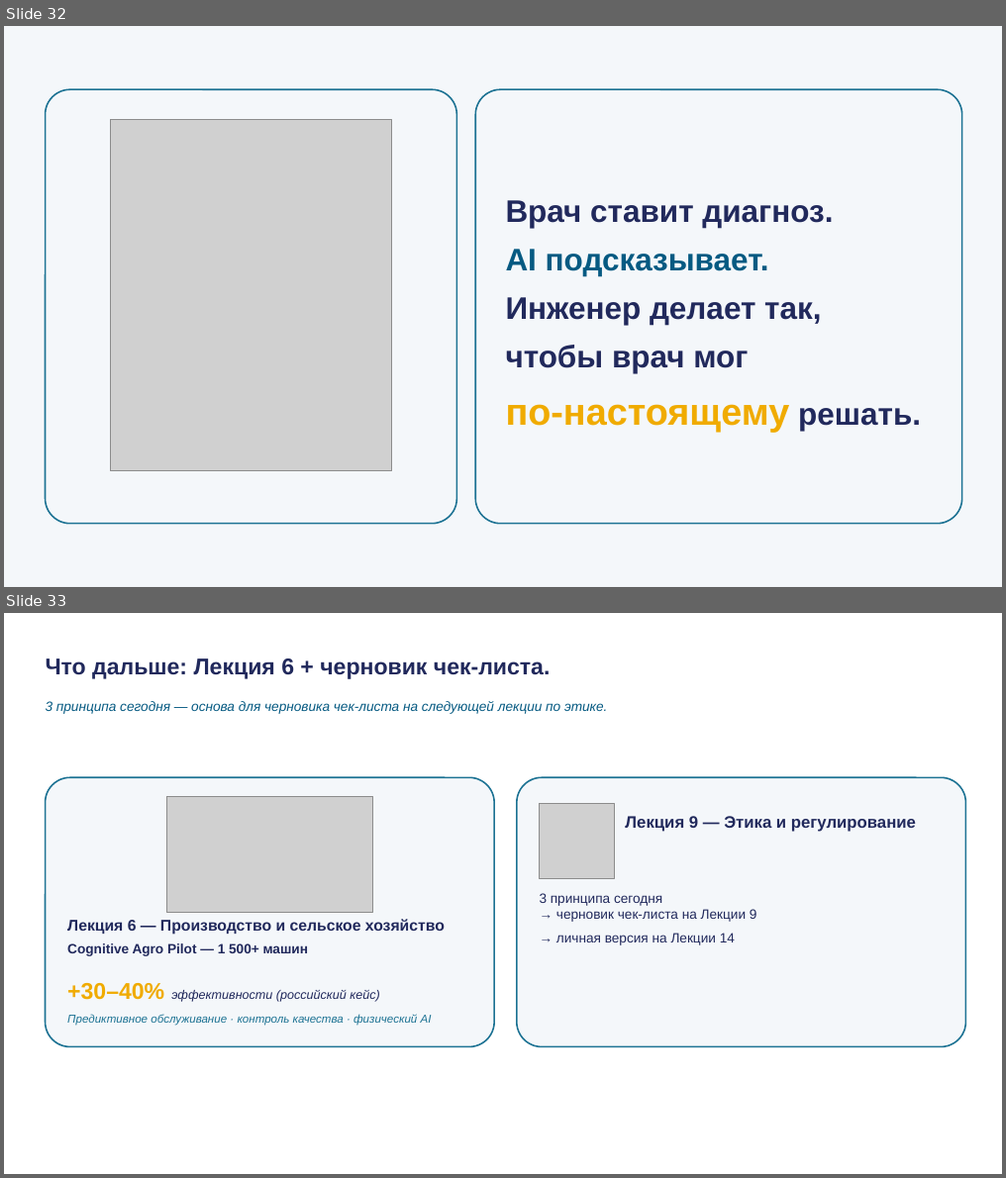
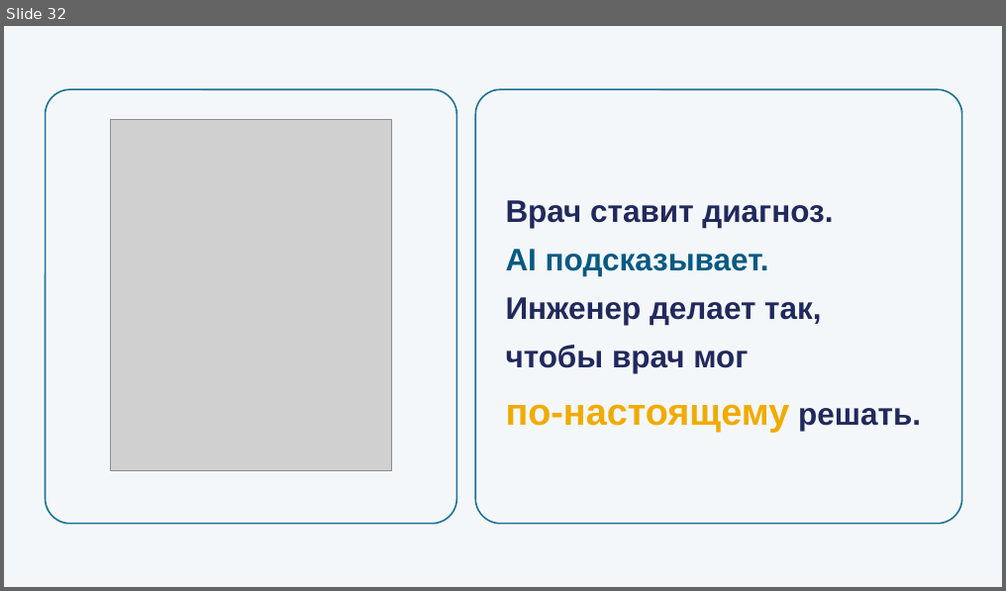
Before and after one commit to tellina-study/AI-usage-lessons, a slide deck: library/lectures/lec-04/rendered/lec-04.pptx. Shown one above the other, each under a label of ours: slides 32 and 33 before the commit, slide 32 after it. The pictures are 1006x1178 and 1006x591 pixels, drawn with LibreOffice and Linux fonts; fonts in the diff are those of the drawing; grey boxes stand for pictures. Boxes give left, top, right and bottom in pixels: in the first picture for what was removed or moved away, otherwise in the second. Text is boxed around its words. In the diff, an @@ line names an element or a change of style, - is before the commit and + after.

```diff
--- a/library/lectures/lec-04/rendered/lec-04.pptx
+++ b/library/lectures/lec-04/rendered/lec-04.pptx
@@ slide 33 removed at (x1=4, y1=613, x2=1002, y2=1174), background #FFFFFF @@
@@ text removed at (x1=46, y1=659, x2=550, y2=679) @@
-Что дальше: Лекция 6 + черновик чек-листа.
@@ text removed at (x1=46, y1=701, x2=607, y2=714) @@
-3 принципа сегодня — основа для черновика чек-листа на следующей лекции по этике.
@@ rounded rectangle removed at (x1=46, y1=777, x2=494, y2=1048) @@
@@ rounded rectangle removed at (x1=517, y1=777, x2=966, y2=1048) @@
@@ picture removed at (x1=166, y1=796, x2=373, y2=912) @@
@@ picture removed at (x1=540, y1=804, x2=614, y2=878) @@
@@ text removed at (x1=625, y1=816, x2=916, y2=832) @@
-Лекция 9 — Этика и регулирование
@@ text removed at (x1=540, y1=893, x2=757, y2=946) @@
-3 принципа сегодня
-→ черновик чек-листа на Лекции 9
-→ личная версия на Лекции 14
@@ text removed at (x1=67, y1=919, x2=445, y2=935) @@
-Лекция 6 — Производство и сельское хозяйство
@@ text removed at (x1=67, y1=944, x2=308, y2=957) @@
-Cognitive Agro Pilot — 1 500+ машин
@@ text removed at (x1=67, y1=983, x2=379, y2=1002) @@
-+30–40% эффективности (российский кейс)
@@ text removed at (x1=67, y1=1014, x2=432, y2=1026) @@
-Предиктивное обслуживание · контроль качества · физический AI
```
Also in this commit, not shown: 3 slides changed, 1 slide added, 11 other files.
